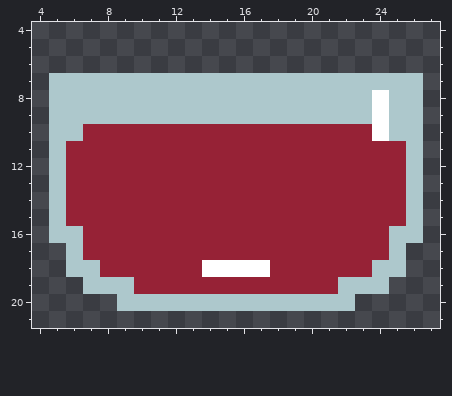
Pixel-art sprite, stored at packages/nouns-img-permutator/assets/layer-3/head-wine.png. Above is the file before it was changed.
The file is 32x32 pixels. Shown: x 4..27, y 4..21.
Now the later version:
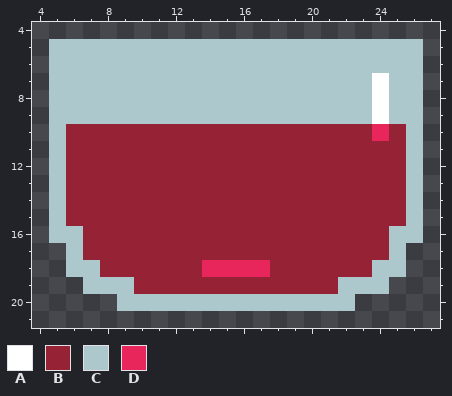
Palette (. is transparent): A #ffffff  B #962236  C #adc8cc  D #e9265c
What changed:
{"y":5,"x":5,"old":"......................","new":"CCCCCCCCCCCCCCCCCCCCCC"}
{"y":6,"x":5,"old":"......................","new":"CCCCCCCCCCCCCCCCCCCCCC"}
{"y":7,"x":24,"old":"C","new":"A"}
{"y":10,"x":6,"old":"C","new":"B"}
{"y":10,"x":24,"old":"AC","new":"DB"}
{"y":18,"x":14,"old":"AAAA","new":"DDDD"}
{"label":"changed","picture_box":[49,39,423,141]}
{"label":"changed","picture_box":[202,260,270,277]}
